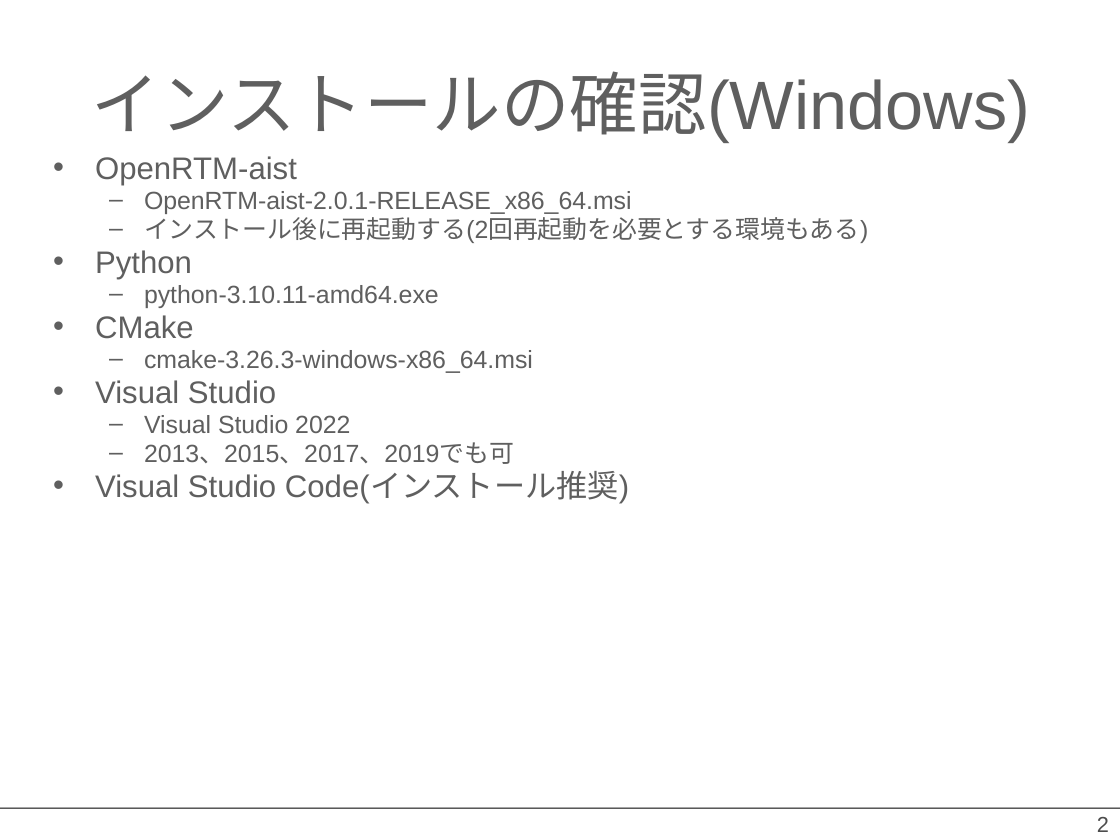
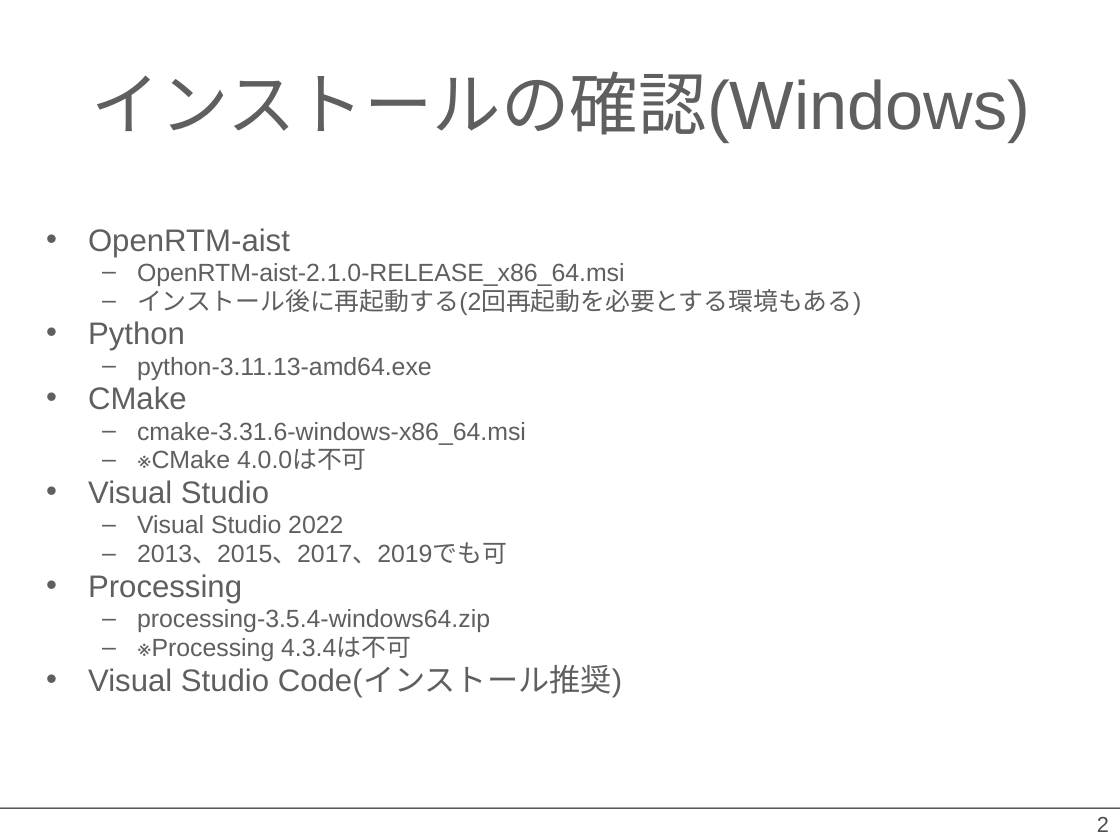
Before and after one commit to OpenRTM/RTM_Tutorial, a slide deck: slide 2 of ppt/インストールの確認.pptx. Drawn at 1120x840 pixels with LibreOffice and Linux fonts; fonts in the diff are those of the drawing; background and template pictures are left out. Boxes give left, top, right and bottom in pixels: in the first picture for what was removed or moved away, otherwise in the second. Text is boxed around its words. In the diff, an @@ line names an element or a change of style, - is before the commit and + after.

```diff
--- a/ppt/インストールの確認.pptx
+++ b/ppt/インストールの確認.pptx
@@ text "OpenRTM-aist": place and size @@
-text "OpenRTM-aist" at [95, 156, 868, 503]
+text "OpenRTM-aist" at [88, 228, 861, 697]
@@ text at [137, 263, 625, 286]: text changed @@
-  – OpenRTM-aist-2.0.1-RELEASE_x86_64.msi
+  – OpenRTM-aist-2.1.0-RELEASE_x86_64.msi
@@ text at [137, 357, 432, 380]: text changed @@
-  – python-3.10.11-amd64.exe
+  – python-3.11.13-amd64.exe
@@ text at [137, 422, 526, 468]: text changed @@
-  – cmake-3.26.3-windows-x86_64.msi
+  – cmake-3.31.6-windows-x86_64.msi
+  – ※CMake 4.0.0は不可
@@ text at [88, 574, 490, 661]: paragraphs added @@
+• Processing
+  – processing-3.5.4-windows64.zip
+  – ※Processing 4.3.4は不可
```
Also in this commit, not shown: 4 other slides changed, 59 other files.
